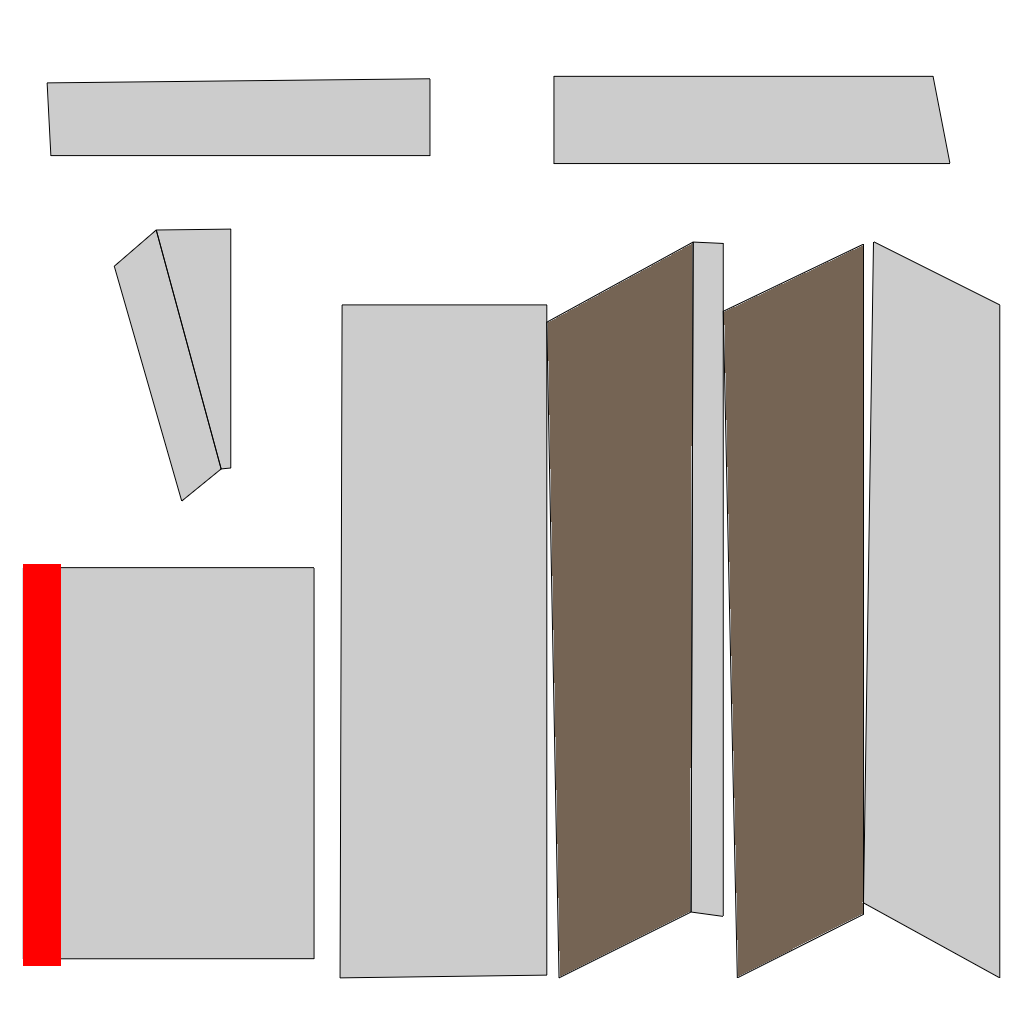
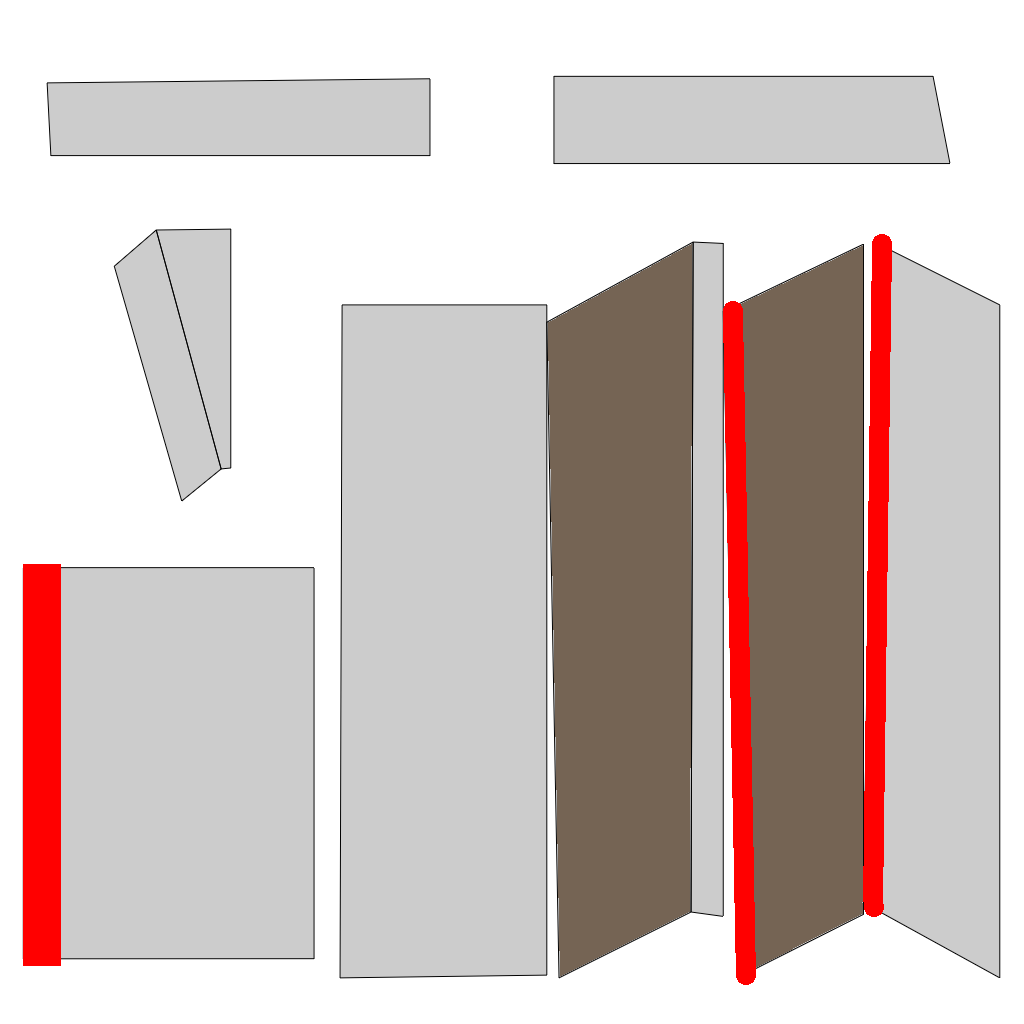
Layer changes from the first 1024×1024 image to the second:
painted on "Layer 1" over 723, 234, 892, 985
